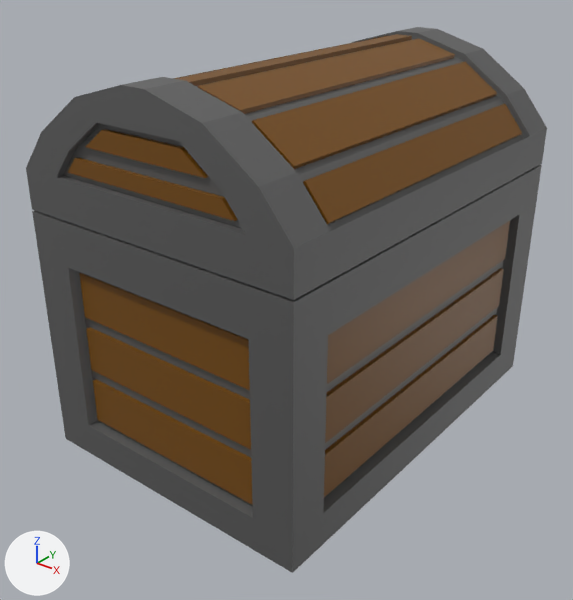
The glTF model public/models/treasure.glb, before and after one commit.
Before and after are seen from a 50 mm camera at (-2.24, -2.81, 1.28) aimed at (-4.38, -0.15, -0.37). Every picture has the same lights, and +X, +Y and +Z are marked at lower left.

Objects in the first picture: 'Treasure', 'Treasure Wood'.
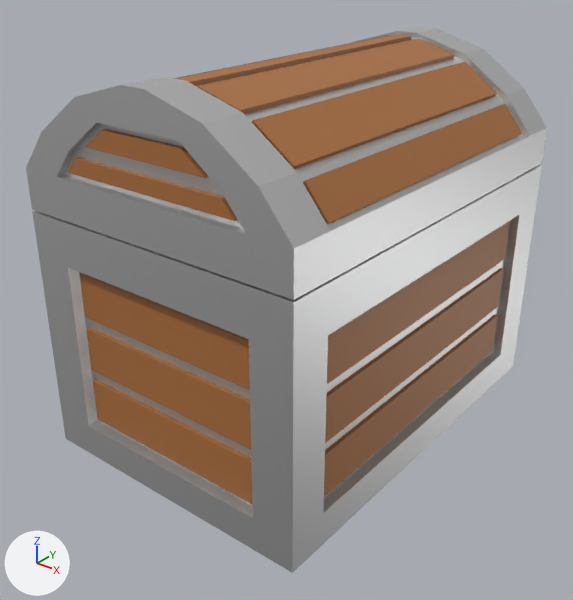
The change, as JSON lines over the scene's bpy script:
```json
{"op": "set", "path": "mat_treasure_metal.base_color", "old": "(0.232, 0.232, 0.232)", "new": "(0.724, 0.724, 0.724)", "note": "grey #848484 -> light grey #dddddd"}
{"op": "set", "path": "mat_treasure_metal.roughness", "old": "0.7", "new": "0.5"}
{"op": "add", "block": "mat_trunk", "code": ["mat_trunk = principled_material('Trunk')", "mat_trunk.base_color = (0.408, 0.157, 0.0433)  # brown #ab6e3b"]}
{"block": "me_cube_003", "where": "me_cube_003.from_pydata(...)  # 192 vertices, 240 faces; spans x -5.04..-3.69, y -0.99..0.99, z -1.01..0.74"}
{"op": "remove", "block": "me_cube_003", "code": "me_cube_003.materials.append(mat_treasure_wood)  # brown #764a00"}
{"op": "add", "block": "me_cube_003", "code": "me_cube_003.materials.append(mat_trunk)  # brown #ab6e3b"}
```

Changed parts and their boxes (x1, y1, x2, y2) in the pictures (573 x 600 px):
```json
{"object": "Treasure", "change": "recoloured, surface changed", "before": [26, 27, 547, 573], "after": [26, 27, 547, 573]}
{"object": "Treasure Wood", "change": "recoloured", "before": [68, 34, 522, 504], "after": [68, 34, 522, 504]}
```
